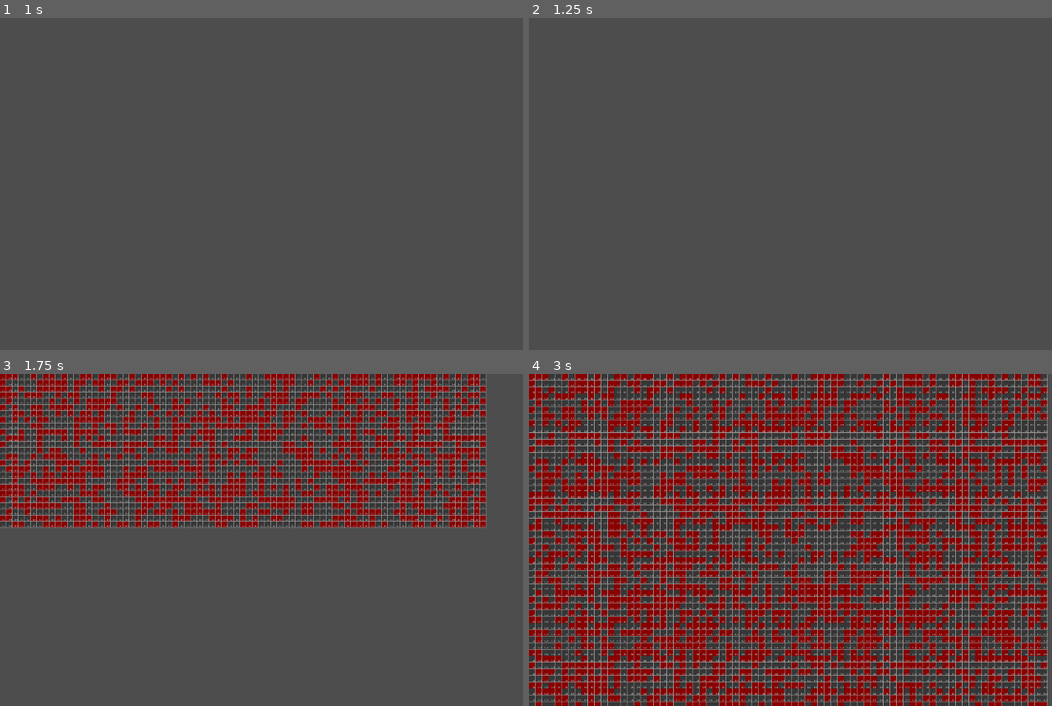
Above: before the commit, frames 1-4 (two rows, left to right).
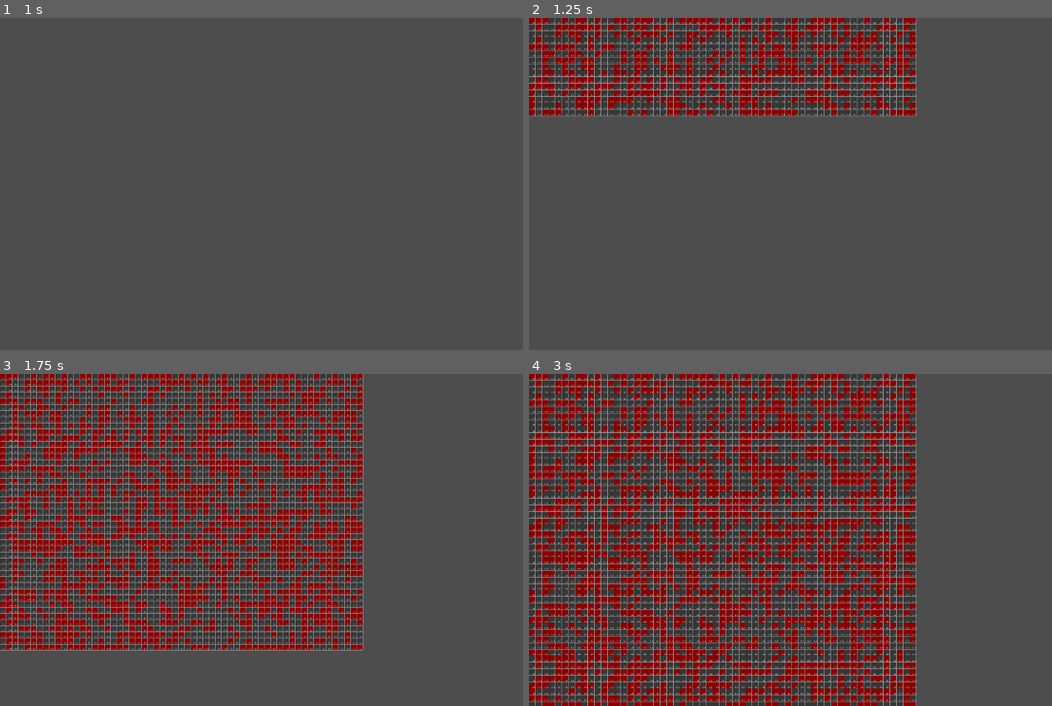
Above: after the commit, the same moments.

Repository: zach-sousa-dev/gdc-jam-1
Game: Godot game, scene res://scenes/procedural_generation.tscn
The game is run twice, just before and just after one commit, with the same random seed, the same clock (stepped at 60 frames per second) and the same inputs. This scene is started directly instead of the project's main scene.
Inputs:
- Up to frame 1 (1 s): tap Enter at 0.5 s; hold D (move_right) from 0.53 s (still down)
- Up to frame 2 (1.25 s): keep holding D (move_right)
- Up to frame 3 (1.75 s): release D (move_right) at 1.28 s; hold S (move_down) from 1.28 s (still down)
- Up to frame 4 (3 s): release S (move_down) at 2.03 s; hold D (move_right) 2.03-2.78 s; tap Space at 2.75 s; hold W (move_up) from 2.78 s (still down)

Frame 1 is identical in both runs. In frame 2, 12% of the frame differs, in the area x 0-75%, y 0-30%; in frame 3, 34%; in frame 4, 47%, in the area x 0-100%, y 0-100%.

Commit message:
updated alive percent

Diff:
--- a/assets/scripts/procedural_generation.gd
+++ b/assets/scripts/procedural_generation.gd
@@ -5,14 +5,14 @@
 const WALL_SCENE: PackedScene = preload("res://scenes/test_wall_collider_only.tscn")
 const FLOOR_SCENE: PackedScene = preload("res://scenes/test_floor.tscn")
 
-const MAP_COLS = 80
-const MAP_ROWS = 80
+const MAP_COLS = 60
+const MAP_ROWS = 60
 
 const NUM_GENERATIONS = 4
 # Alive represents walls, dead is floor.
 const ALIVE_REMAINS_ALIVE_NUM_ALIVE_NEIGHBORS = 4
 const DEAD_BECOMES_ALIVE_NUM_ALIVE_NEIGHBORS = 5
-const INITIAL_ALIVE_PERCENT = 0.49
+const INITIAL_ALIVE_PERCENT = 0.485
 
 var map = []
 var genNum = 0
Binary file added: assets/images/player.png
Not shown, added: assets/images/player.png.import
Not shown, added: assets/images/A4-svg-animation-rubric.pdf
